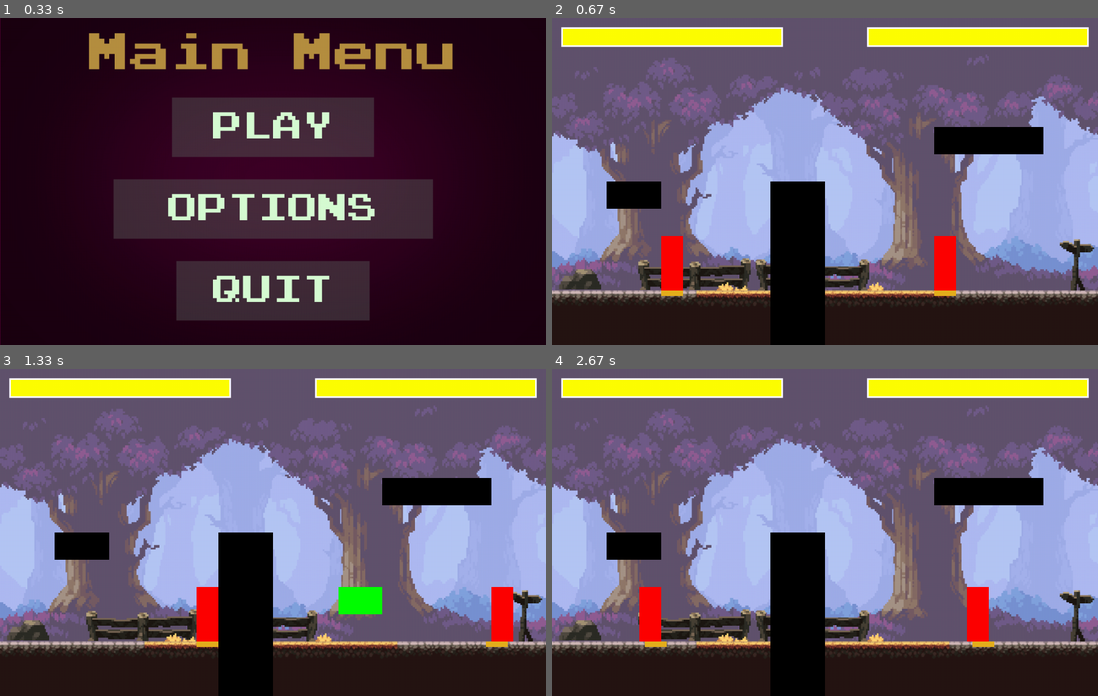
Above: before the commit, frames 1-4 (two rows, left to right).
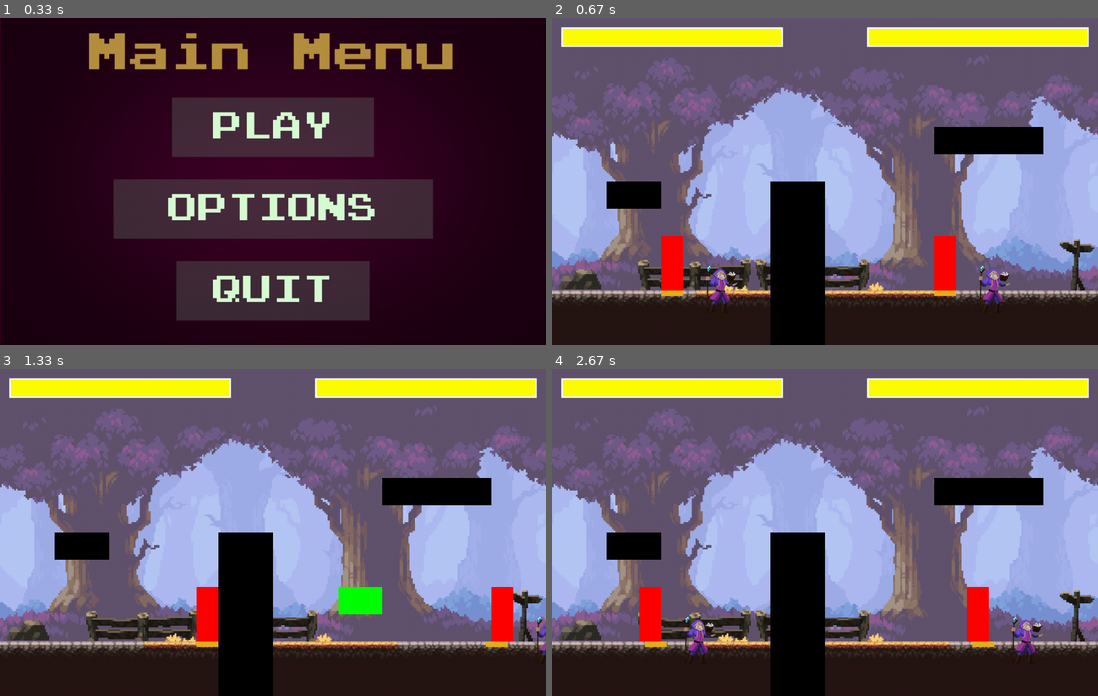
Above: after the commit, the same moments.

Repository: michaelc445/street-fighter-pygame
Game: pygame game, started from game/main.py
Same seed, same stepped clock (60 frames per second), same inputs: the game is played once before the commit and once after it.
Inputs:
- Up to frame 1 (0.33 s): no input
- Up to frame 2 (0.67 s): click "PLAY" at 0.38 s
- Up to frame 3 (1.33 s): tap T at 0.67 s; hold Right from 1 s (still down); hold D from 1 s (still down)
- Up to frame 4 (2.67 s): release Right at 1.47 s; release D at 1.47 s; hold Up 1.5-1.8 s; hold W 1.5-1.8 s; tap T at 1.65 s; hold Left from 2.33 s (still down); hold A from 2.33 s (still down)

Frame 1 is identical in both runs. In frame 2, 0.7% of the frame differs, in the area x 28-84%, y 75-88%; in frame 3, 0.1%; in frame 4, 0.7%.

Commit message:
started implementation of sprites

Diff:
--- a/game/fighter.py
+++ b/game/fighter.py
@@ -2,7 +2,14 @@
 from projectile import Projectile
 
 class Fighter():
-    def __init__(self, player, x, y, width, height, flip, punch_sound, projectile_sound, hit_sound):
+    wizardData = ["assets/wizard pack/", 231, 190, 7]
+    def __init__(self, player, x, y, width, height, flip, punch_sound, projectile_sound, hit_sound, data, spriteSheet, animationSteps):
+        self.sizeX = data[0]
+        self.sizeY = data[1]
+        self.animationList = self.loadImages(spriteSheet, animationSteps)
+        self.action = 0# 0=idle, 1=attack1, 2=attack2, 3=dying, 4=running, 5=jumping, 6=falling, 7=hit
+        self.frame = 0
+        self.img = self.animationList[self.action][self.frame]
         self.player = player
         self.flip = flip
         self.rect = pygame.Rect((x, y, width, height))
@@ -24,6 +31,19 @@
         self.player1_controls = {"left" : pygame.K_a, "right" : pygame.K_d, "jump" : pygame.K_w, "attack1" : pygame.K_r, "attack2" : pygame.K_t, "block" : pygame.K_s}
         self.player2_controls = {"left" : pygame.K_LEFT, "right" : pygame.K_RIGHT, "jump" : pygame.K_UP, "attack1" : pygame.K_n, "attack2" : pygame.K_m, "block" : pygame.K_DOWN}
 
+    def loadImages(self, spriteSheet, animationSteps):
+        #extract images from sprite sheet
+        y = 0
+        animationList = []
+        for animation in animationSteps:
+            tempImageList = []
+            for x in range(animation):
+                tempImage = spriteSheet.subsurface(x * self.sizeX, y * self.sizeY, self.sizeX, self.sizeY)
+                tempImageList.append(tempImage)
+            animationList.append(tempImageList)
+            y += 1
+        return animationList
+
 
     def move(self, screen_width, screen_height, surface, target, obstacles):
         SPEED = 10
@@ -92,6 +112,10 @@
     def draw(self, surface):
         pygame.draw.rect(surface, self.color, self.rect)
         self.color = (255,0,0)
+        surface.blit(self.img, (self.rect.x, self.rect.y))
+
+    def loadSprites(self):
+        pass
 
     def take_hit(self, damage, target):
         self.hit_sound.play()
--- a/game/main.py
+++ b/game/main.py
@@ -493,8 +493,8 @@
     menu_bg = pygame.image.load("assets/main_menu_bg.png").convert_alpha()
 
     # use mixer to load music and sounds
-    mixer.music.load("assets/main.mp3")
-    mixer.music.play(-1)
+    #mixer.music.load("assets/main.mp3")
+    #mixer.music.play(-1)
     mixer.music.set_volume(0.25)
     punch_fx = mixer.Sound("assets/punch.wav")
     projectile_fx = mixer.Sound("assets/proj.wav")
@@ -503,9 +503,21 @@
     projectile_fx.set_volume(0.5)
     hit_fx.set_volume(0.5)
 
+    #spritesheets
+    #wizardSheet = pygame.image.load("assets/wizard_spritesheet.png").convert_alpha()
+    wizardSheet = pygame.image.load("assets/wizard pack/Idle.png").convert_alpha()
+
+    #wizardAnimationSteps = [5, 7, 7, 6, 7, 1, 1, 3]
+    wizardAnimationSteps = [5]
+    # define fighter variables
+    wizardSheetX = 231
+    wizardSheetY = 190
+    wizardData = [wizardSheetX,wizardSheetY]
+
+
     # create fighters
-    fighter_1 = Fighter(1, 200, 310, 40, 100, False, punch_fx, projectile_fx, hit_fx)
-    fighter_2 = Fighter(2, 700, 310, 40, 100, True, punch_fx, projectile_fx, hit_fx)
+    fighter_1 = Fighter(1, 200, 310, 40, 100, False, punch_fx, projectile_fx, hit_fx, wizardData, wizardSheet, wizardAnimationSteps)
+    fighter_2 = Fighter(2, 700, 310, 40, 100, True, punch_fx, projectile_fx, hit_fx, wizardData,wizardSheet, wizardAnimationSteps)
 
     # create obstacles
     obstacle_1 = Obstacle(400, 300, 100, 300)
Binary file added: game/assets/wizard pack/Attack1.png
Binary file added: game/assets/wizard pack/Attack2.png
Binary file added: game/assets/wizard pack/Death.png
Binary file added: game/assets/wizard pack/Fall.png
Binary file added: game/assets/wizard pack/Hit.png
Binary file added: game/assets/wizard pack/Idle.png
Binary file added: game/assets/wizard pack/Jump.png
Binary file added: game/assets/wizard pack/Run.png
Binary file added: game/assets/wizard_spritesheet.png
Binary file added: game/assets/wizard_spritesheetWRONG.png
